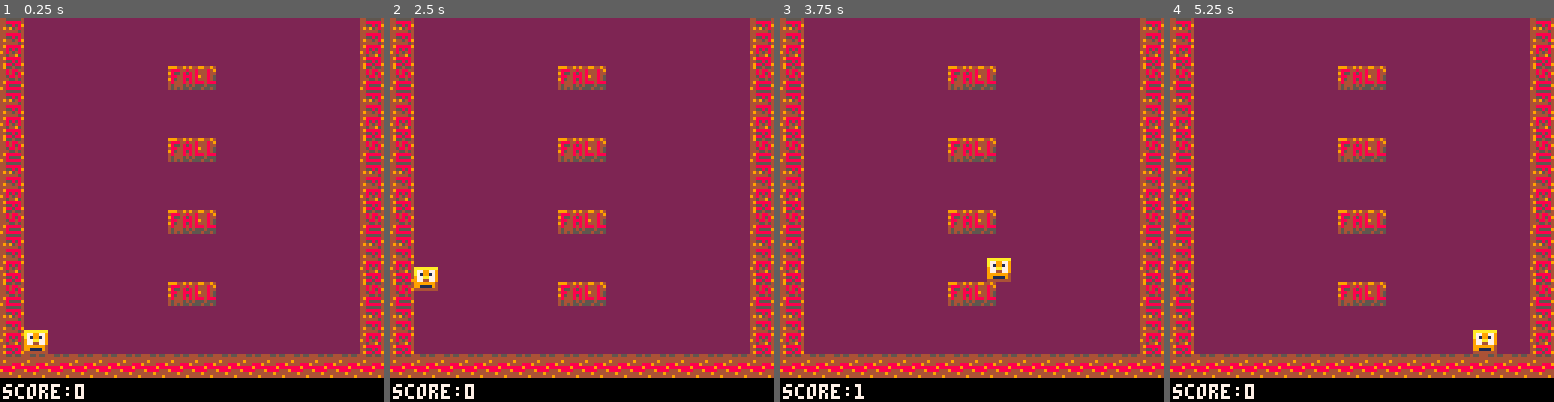
Above: before the commit, frames 1-4 (left to right).
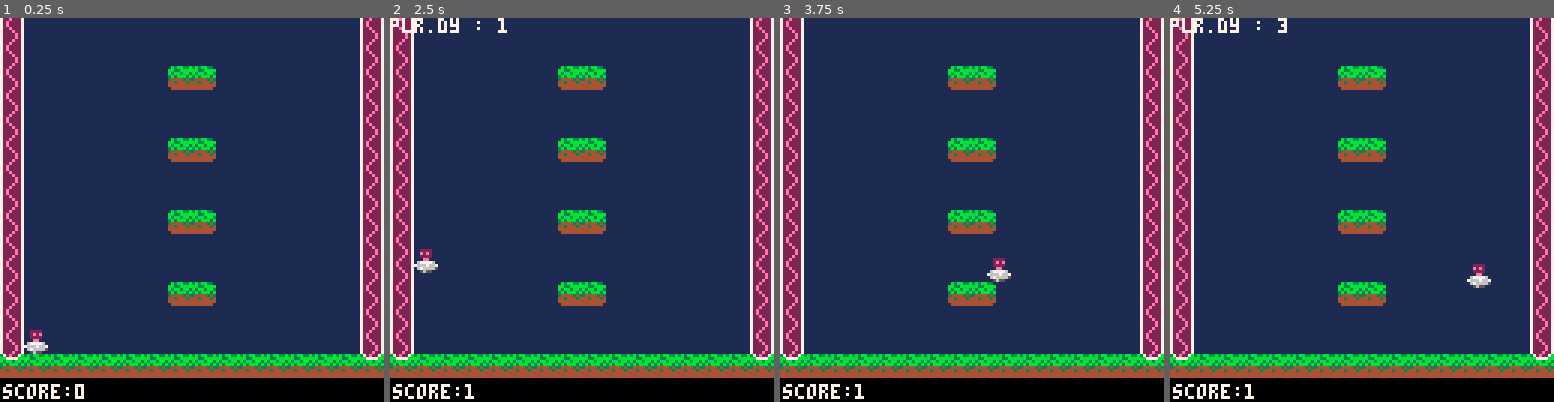
Above: after the commit, the same moments.

Repository: Undeemiss/NeoWorld
Game: PICO-8 cartridge neoheaven.p8
Two runs of this game, one before a commit and one after it. Both use one fixed random seed, a clock stepped at 60 frames per second and the inputs below.
Inputs:
- Up to frame 1 (0.25 s): no input
- Up to frame 2 (2.5 s): tap O (Z key) at 0.33, 0.7, 1.43, 2.22 s; tap X (X key) at 1.07, 2.07, 2.4 s; hold Left 1.97-2.37 s; hold Down from 2.42 s (still down)
- Up to frame 3 (3.75 s): tap X (X key) every 0.33 s from 2.73 to 3.73 s; release Down at 2.82 s; hold Right 2.87-3.53 s; tap O (Z key) at 3.1 s; hold Up from 3.58 s (still down)
- Up to frame 4 (5.25 s): tap O (Z key) at 3.98, 4.87 s; tap X (X key) every 0.33 s from 4.07 to 5.07 s; release Up at 4.08 s; hold Right 4.13-4.53 s; hold Down 4.58-5.08 s; hold Left from 5.13 s (still down)

The runs differ from the first frame. In frame 1, 92% of the frame differs, in the area x 0-100%, y 0-94%; in frame 2, 92%; in frame 3, 92%; in frame 4, 92%.

Commit message:
Greatly Reduced Difficulty and Changed Visuals

Diff:
--- a/neoheaven.p8
+++ b/neoheaven.p8
@@ -5,52 +5,64 @@
 
 left,right,up,down,fire1,fire2=0,1,2,3,4,5
 black,dark_blue,dark_purple,dark_green,brown,dark_gray,light_gray,white,red,orange,yellow,green,blue,indigo,pink,peach=0,1,2,3,4,5,6,7,8,9,10,11,12,13,14,15
+
+enabledebug = true
 
 function _init()
     score = 0
     maxscore = 0
     plummeting = 5
+    xmin = 8
+    xmax = 112
+    ymax = 16
     plr = initplr()
     cam = initcam()
     debuginit()
     plr.x = 8
-    plr.y = 8
+    plr.y = 16
 end
 
 function _update()
     input()
     plr.update()
     maxscore = max(score, maxscore)
-    if (maxscore > score) plummeting -= 1
+    if (maxscore-1 > score) plummeting -= 1 else plummeting = 5
     cam:chase(plr, 0, -32768.0, 0, -88)
 end
 
 function _draw()
-    slowdowntimer=0
     cls()
-    rectfill(0,0,127,127,dark_purple)
+
+    --Environment Drawing
+    rectfill(0,0,127,127,dark_blue)
     for i=144,-24,-24 do
         map(0, 0, 0, i-cam.y%24, 17, 3)
     end
     map(0, 3, 0, 24-cam.y, 17, 4)
+
     plr.draw()
+
+    --UI Drawing
+    rectfill(0,120,128,128, black)
+    if (plummeting < 0) scorecolor = red else scorecolor = white
+    print("score:"..maxscore, 1, 122, scorecolor)
     debugdraw()
-    rectfill(0,120,128,128, black)
-    if (plummeting < 3) color = red else color = white
-    print("score:"..score, 1, 122, color)
 end
 
 function initplr()
     plr={
 		x=0,y=0,dx=0,dy=0,
 		sprite=001,
+        eyesprite=002,
+        dir=true, --false=left, true=right
 		w=8,h=8,
         coyoteframes=100
 	}
-    plr.draw = function(this)
-        spr(plr.sprite, plr.x - cam.x, plr.y - cam.y)
-    end
-    plr.update = function(this)
+    plr.draw = function()
+        spr(plr.sprite, plr.x, plr.y - cam.y)
+        spr(plr.eyesprite, plr.x, plr.y - cam.y, 1, 1, plr.dir)
+    end
+    plr.update = function()
         if plummeting<0 then
             if plr.x >= 64 and plr.x < 88 then
                 plr.dx += 2
@@ -63,13 +75,20 @@
         plr.dy = max(plr.dy,-8)
         local rx = plr.dx
         local ry = plr.dy
+
+        if rx>0 then
+            plr.dir = true
+        elseif rx<0 then
+            plr.dir = false
+        end
+
         local idx = rx
         local dist
         while rx!=0 or ry!=0 do
             dist=0
             if rx > 0 then
                 if plr.x % 8 == 0 then
-                    if mapcollide(plr, right, 0) then
+                    if mapcollide(plr, right, 0) or plr.x >= xmax then
                         plr.dx=0
                         rx=0
                         dist=0
@@ -81,7 +100,7 @@
                 end
             elseif rx < 0 then
                 if plr.x % 8 == 0 then
-                    if mapcollide(plr, left, 0) then
+                    if mapcollide(plr, left, 0) or plr.x <= xmin then
                         plr.dx=0
                         rx=0
                         dist=0
@@ -99,19 +118,13 @@
             dist=0
             if ry > 0 then
                 if plr.y % 8 == 0 then
-                    if mapcollide(plr, down, 0) or mapcollide(plr, down, 1) then
+                    if mapcollide(plr, down, 0) or plr.y >= ymax then
                         plr.dy=0
                         ry=0
                         dist=0
                         plr.coyoteframes = -1
                     else
-                        if idx>0 and plr.x % 8 == 0 and not mapcollide(plr,right,0) then --Special case for getting into 1 block gaps
-                            plr.x += 1
-                        elseif idx<0 and plr.x % 8 == 0 and not mapcollide(plr,left,0) then
-                            plr.x -= 1
-                        else
-                            dist = min(8,ry)
-                        end
+                        dist = min(8,ry)
                     end
                 else
                     dist = min(ry, 8 - (plr.y % 8))
@@ -137,16 +150,16 @@
             end
             ry -= dist
             plr.y += dist
-            score = (16 - plr.y)\24
-            plr.coyoteframes += 1
-
-            if plummeting<0 and score==0 then
-                plummeting = 5
-                maxscore = 0
-            end
-
-            plr.x = min(max(plr.x,8),112)
-            plr.y = min(plr.y,16)
+        end
+        plr.coyoteframes += 1
+        plr.x = min(max(plr.x,xmin),xmax)
+        plr.y = min(plr.y,ymax)
+        debugval("plr.dy", plr.dy)
+
+        score = (16 - plr.y)\24
+        if plr.y==ymax then
+            plummeting = 5
+            maxscore = 0
         end
     end
 	return plr
@@ -166,11 +179,9 @@
 end
 
 function input()
-    if btn(fire1) and (plr.coyoteframes < 0 or mapcollide(plr, down, 0)) then
+    if btn(fire1) and (plr.coyoteframes < 3 or plr.y==16 or mapcollide(plr, down, 0)) then
         plr.coyoteframes = 100
         plr.dy = -8
-    elseif btn(down) then
-        plr.dy+=1
     end
     if btn(left) and not btn(right) then
         plr.dx-=1
@@ -184,7 +195,7 @@
         plr.dx=0
     end
 
-    -- if (btnp(fire2)) toggledebug()
+    if (btnp(fire2)) toggledebug()
 
 end
 
@@ -218,8 +229,6 @@
         y2 = y+h
     end
 
-    debugpoint(x1,y1,white)
-    debugpoint(x2,y2,white)
     x1\=8
     y1\=8
     x2\=8
@@ -230,10 +239,7 @@
     for i=x1,x2 do
         for j=y1,y2 do
             if (fget(mget(i,j), flag)) then
-                debugbox(i,j,green)
                 return true
-            else
-                debugbox(i,j,red)
             end
         end
     end
@@ -256,10 +262,10 @@
 
 	--toggles debug information
 	function toggledebug()
-		if debug then
+		if enabledebug and not debug then
+			debug=true
+		else
 			debug=false
-		else
-			debug=true
 		end
 	end
 
@@ -311,19 +317,19 @@
 end
 
 __gfx__
-00000000aaaaaaaa0000000049554554445555544444445444554554999449494499449400000000000000000000000000000000000000000000000000000000
-00000000a77997790000000044848844448888844988888944444444488844844844484900000000000000000000000000000000000000000000000000000000
-00700700a71991790000000044848589445585894485858449444444985548584844484400000000000000000000000000000000000000000000000000000000
-00077000977aa7790000000044588484494954849484548444448889488448884894484500000000000000000000000000000000000000000000000000000000
-00077000977447790000000044455454444444544454495488889888985448584844484500000000000000000000000000000000000000000000000000000000
-00700700999999940000000049888884448888844988888498888444484448484888488800000000000000000000000000000000000000000000000000000000
-00000000991111940000000044855559445585844455858444494444454445454555455500000000000000000000000000000000000000000000000000000000
-00000000444444440000000094888884494454894988588944444494454545545554554500000000000000000000000000000000000000000000000000000000
+000000000022220000000000722e2227372e227b3b3bb33b0b3bb33b3b3bb3300000000000000000000000000000000000000000000000000000000000000000
+000000000022220000e0e00072e22227bb7777bbbb33bbbbbb33bbbbbb33bbbb0000000000000000000000000000000000000000000000000000000000000000
+00700700002222000000000072e22227b3bb3bb3b3bb3bb3b3bb3bb3b3bb3bb30000000000000000000000000000000000000000000000000000000000000000
+00077000000ee00000000000722e22273b3bbb3b3b3bbb3b3b3bbb3b3b3bbb3b0000000000000000000000000000000000000000000000000000000000000000
+0007700006777760000000007222e227344443433444434334444343344443430000000000000000000000000000000000000000000000000000000000000000
+00700700766676670000000072222e27443444344434443444344434443444340000000000000000000000000000000000000000000000000000000000000000
+00000000067666650000000072222e27444444444444444444444444444444440000000000000000000000000000000000000000000000000000000000000000
+0000000000565500000000007222e227444444444444444404444444444444400000000000000000000000000000000000000000000000000000000000000000
 __gff__
-0000010101010101010000000000000000000000000000000000000000000000000000000000000000000000000000000000000000000000000000000000000000000000000000000000000000000000000000000000000000000000000000000000000000000000000000000000000000000000000000000000000000000000
+0000000000000101010101000000000000000000000000000000000000000000000000000000000000000000000000000000000000000000000000000000000000000000000000000000000000000000000000000000000000000000000000000000000000000000000000000000000000000000000000000000000000000000
 0000000000000000000000000000000000000000000000000000000000000000000000000000000000000000000000000000000000000000000000000000000000000000000000000000000000000000000000000000000000000000000000000000000000000000000000000000000000000000000000000000000000000000
 __map__
-0300000000000007080000000000000300000000000000000000000000000000000000000000000000000000000000000000000000000000000000000000000000000000000000000000000000000000000000000000000000000000000000000000000000000000000000000000000000000000000000000000000000000000
-0400000000000000000000000000000400000000000000000000000000000000000000000000000000000000000000000000000000000000000000000000000000000000000000000000000000000000000000000000000000000000000000000000000000000000000000000000000000000000000000000000000000000000
-0500000000000000000000000000000500000000000000000000000000000000000000000000000000000000000000000000000000000000000000000000000000000000000000000000000000000000000000000000000000000000000000000000000000000000000000000000000000000000000000000000000000000000
-0606060606060606060606060606060600000000000000000000000000000000000000000000000000000000000000000000000000000000000000000000000000000000000000000000000000000000000000000000000000000000000000000000000000000000000000000000000000000000000000000000000000000000
+0300000000000006070000000000000300000000000000000000000000000000000000000000000000000000000000000000000000000000000000000000000000000000000000000000000000000000000000000000000000000000000000000000000000000000000000000000000000000000000000000000000000000000
+0300000000000000000000000000000300000000000000000000000000000000000000000000000000000000000000000000000000000000000000000000000000000000000000000000000000000000000000000000000000000000000000000000000000000000000000000000000000000000000000000000000000000000
+0300000000000000000000000000000300000000000000000000000000000000000000000000000000000000000000000000000000000000000000000000000000000000000000000000000000000000000000000000000000000000000000000000000000000000000000000000000000000000000000000000000000000000
+0405050505050505050505050505050400000000000000000000000000000000000000000000000000000000000000000000000000000000000000000000000000000000000000000000000000000000000000000000000000000000000000000000000000000000000000000000000000000000000000000000000000000000
